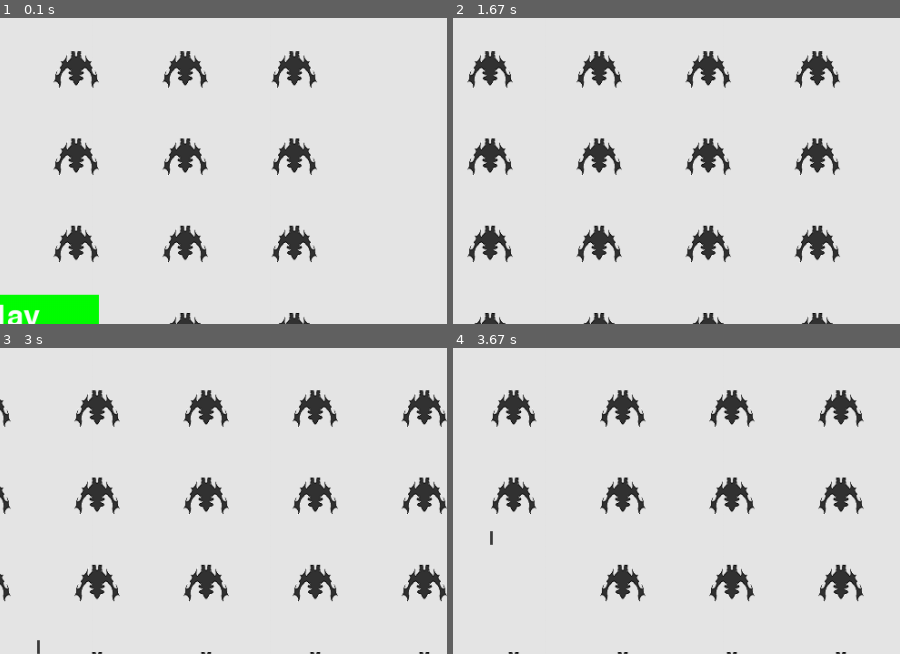
Above: before the commit, frames 1-4 (two rows, left to right).
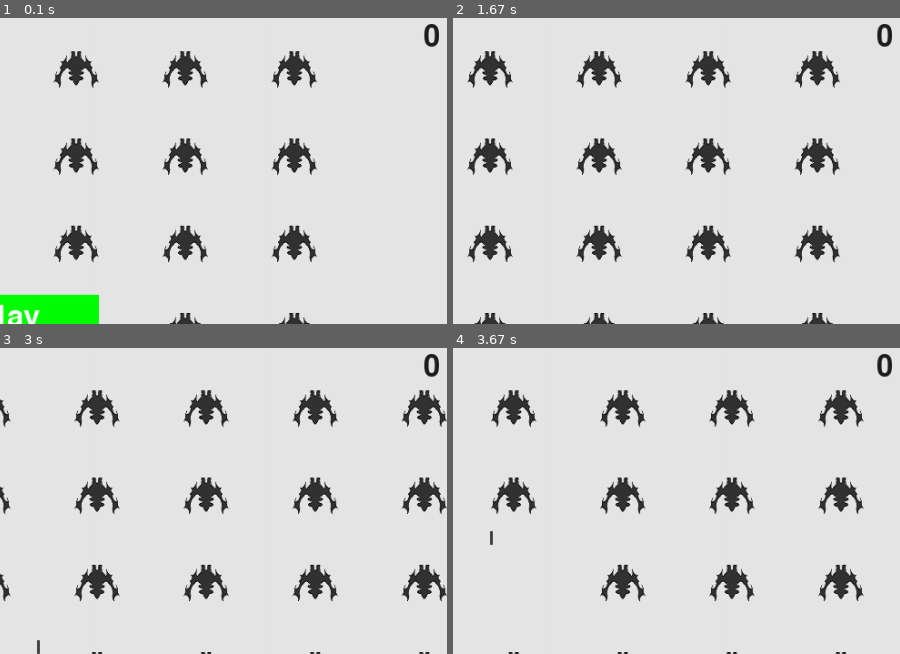
Above: after the commit, the same moments.

Repository: MigAnRomero/Probando-Pygame
Game: pygame game, started from Primer Juego/invasion_alienigena.py
The game is run twice, just before and just after one commit, with the same random seed, the same clock (stepped at 60 frames per second) and the same inputs.
Inputs:
- Up to frame 1 (0.1 s): no input
- Up to frame 2 (1.67 s): click "Play" at 0.38 s; tap Space at 0.67, 1.07, 1.37, 1.57 s; hold Right 1-1.47 s; hold Right from 1.5 s (still down)
- Up to frame 3 (3 s): tap Space at 1.87, 2.07, 2.37, 2.63, 2.93 s; release Right at 1.97 s; hold Left 2-2.53 s; hold Left 2.57-2.97 s
- Up to frame 4 (3.67 s): hold Right 3-3.63 s; tap Space at 3.07, 3.37 s
The pictures show only the part of the screen within x 49-99%, y 0-50%; the shares and areas given below are measured in that part.

The runs differ from the first frame. In frame 1, 0.2% of the frame differs, in the area x 94-99%, y 1-10%; in frame 2, 0.2%; in frame 3, 0.2%; in frame 4, 0.2%.

Commit message:
Se observa un marcador
Se ha digitado en el programa la creación de un marcador estático para mostrar el puntaje alcanzado por el jugador desde el número cero (0).

Diff:
--- a/Primer Juego/configuraciones.py
+++ b/Primer Juego/configuraciones.py
@@ -5,7 +5,7 @@
         """Inicializa las configuraciones del juego"""
         self.screen_width = 990
         self.screen_height = 690
-        self.bgcolor = (230, 230, 230)
+        self.bg_color = (230, 230, 230)
 
         # Configuraciones de la nave
         self.cantidad_naves = 3 # Cantidad de vidas para el jugador
--- a/Primer Juego/estadisticas.py
+++ b/Primer Juego/estadisticas.py
@@ -11,3 +11,5 @@
     def reset_stats(self):
         """Inicializa estadñisticas que pueden cambiar durante el juego"""
         self.naves_restantes = self.ai_configuraciones.cantidad_naves
+        # Puntaje inicial al comienzo de cada nueva partida
+        self.puntaje = 0
--- a/Primer Juego/funciones_juego.py
+++ b/Primer Juego/funciones_juego.py
@@ -45,6 +45,9 @@
     button_clicked = play_button.rect.collidepoint(mouse_x, mouse_y)
     # Si game_active es falso, el VJ puede reiniciarse; si es verdadero, no dejará reiniciar el VJ
     if button_clicked and not estadisticas.game_active:
+        # Restablece la configuración del VJ
+        ai_configuraciones.inicializa_configuraciones_dinamicas()
+
         # Ocultar el cursor del ratón
         pygame.mouse.set_visible(False)
 
@@ -60,15 +63,19 @@
         crear_flota(ai_configuraciones, pantalla, nave, aliens)
         nave.centrar_nave()
 
-def actualizar_pantalla(ai_configuraciones, pantalla, estadisticas, nave, aliens, balas, play_button):
+def actualizar_pantalla(ai_configuraciones, pantalla, estadisticas,
+                        marcador, nave, aliens, balas, play_button):
     """Actualiza las imágenes en la pantalla y pasa a la nueva pantalla"""
     # Volver a dibujar la pantalla durante cada pasada por el bucle
-    pantalla.fill(ai_configuraciones.bgcolor)
+    pantalla.fill(ai_configuraciones.bg_color)
     # Vuelve a dibujar todas las balas detrás de la nave y de los extraterrestres
     for bala in balas.sprites():
         bala.draw_bala()
     nave.blitme()
     aliens.draw(pantalla)
+
+    # Dibuja la información de la puntuación
+    marcador.muestra_puntaje()
 
     # Dibuja el botón de Play si el videojuego está inactivo
     if not estadisticas.game_active:
--- a/Primer Juego/invasion_alienigena.py
+++ b/Primer Juego/invasion_alienigena.py
@@ -3,6 +3,7 @@
 from pygame.sprite import Group
 from configuraciones import Configuraciones
 from estadisticas import Estadisticas
+from marcador import Marcador
 from button import Button
 from nave import Nave
 import funciones_juego as fj
@@ -21,8 +22,9 @@
     play_button = Button(ai_configuraciones, pantalla, "Play")
 
 
-    # Crea una instancia para almacenar estadñisticas del videojuego
+    # Crea una instancia para almacenar estadísticas del VJ y crea un marcador
     estadisticas = Estadisticas(ai_configuraciones)
+    marcador = Marcador(ai_configuraciones, pantalla, estadisticas)
 
     # Crea una nave, un grupo de balas y un grupo de aliens
     nave = Nave(ai_configuraciones, pantalla)
@@ -45,6 +47,7 @@
             # Actualizar la posición de cada alien
             fj.update_aliens(ai_configuraciones, estadisticas, pantalla, nave, aliens, balas)
 
-        fj.actualizar_pantalla(ai_configuraciones, pantalla, estadisticas, nave, aliens, balas, play_button)
+        fj.actualizar_pantalla(ai_configuraciones, pantalla, estadisticas,
+                               marcador, nave, aliens, balas, play_button)
 
 run_game() # Comienza el videojuego
--- /dev/null
+++ b/Primer Juego/marcador.py
@@ -0,0 +1,33 @@
+import pygame.font
+
+class Marcador():
+    """Una clase para reportar información sobre puntuación"""
+    def __init__(self, ai_configuraciones, pantalla, estadisticas):
+        """Inicializa los atributos de registro de puntajes"""
+
+        self.pantalla = pantalla
+        self.pantalla_rect = pantalla.get_rect()
+        self.ai_configuraciones = ai_configuraciones
+        self.estadisticas = estadisticas
+
+        # Ajustes de fuente para la información de puntuación
+        self.text_color = (30, 30, 30)
+        self.font = pygame.font.SysFont(None, 48)
+
+        # Prepara la imgane del puntaje inicial
+        self.prep_puntaje()
+
+    def prep_puntaje(self):
+        """Convierte el marcador en una imagen renderizada"""
+        puntaje_str = str(self.estadisticas.puntaje)
+        self.puntaje_imagen = self.font.render(puntaje_str, True, self.text_color,
+                                               self.ai_configuraciones.bg_color)
+
+        # Muestra el puntaje en la esquina superior derecha de la pantalla
+        self.puntaje_rect = self.puntaje_imagen.get_rect()
+        self.puntaje_rect.right = self.pantalla_rect.right - 20
+        self.puntaje_rect.top = 20
+
+    def muestra_puntaje(self):
+        """Dibuja la puntuación en la pantalla"""
+        self.pantalla.blit(self.puntaje_imagen, self.puntaje_rect)
